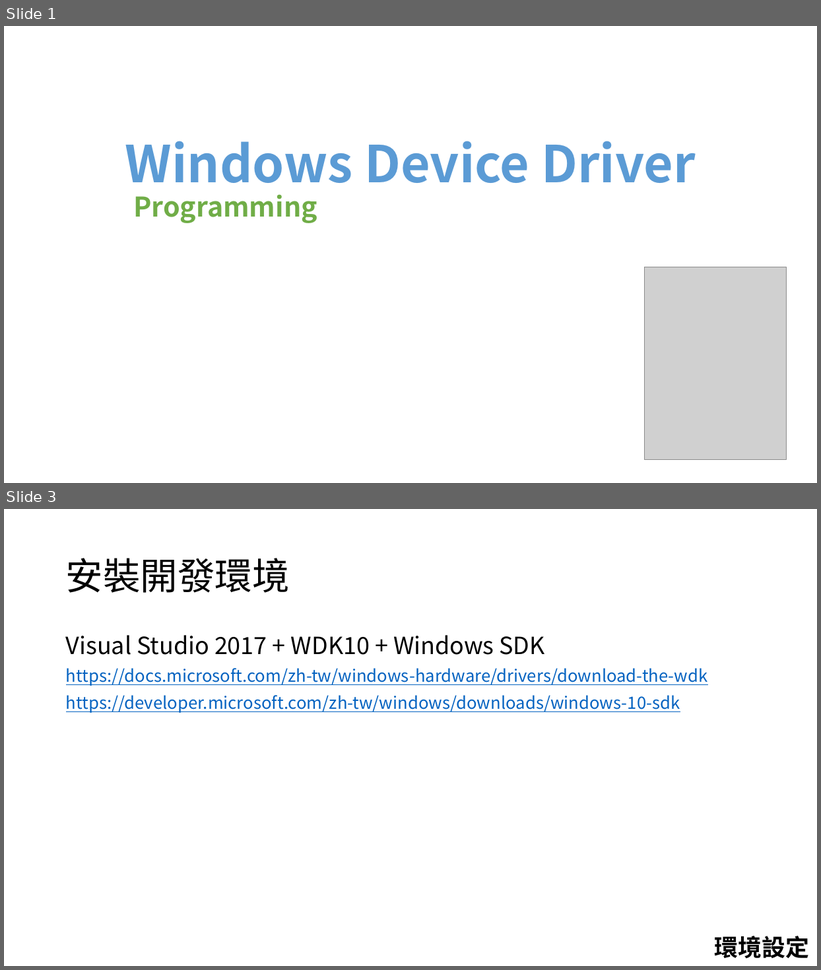
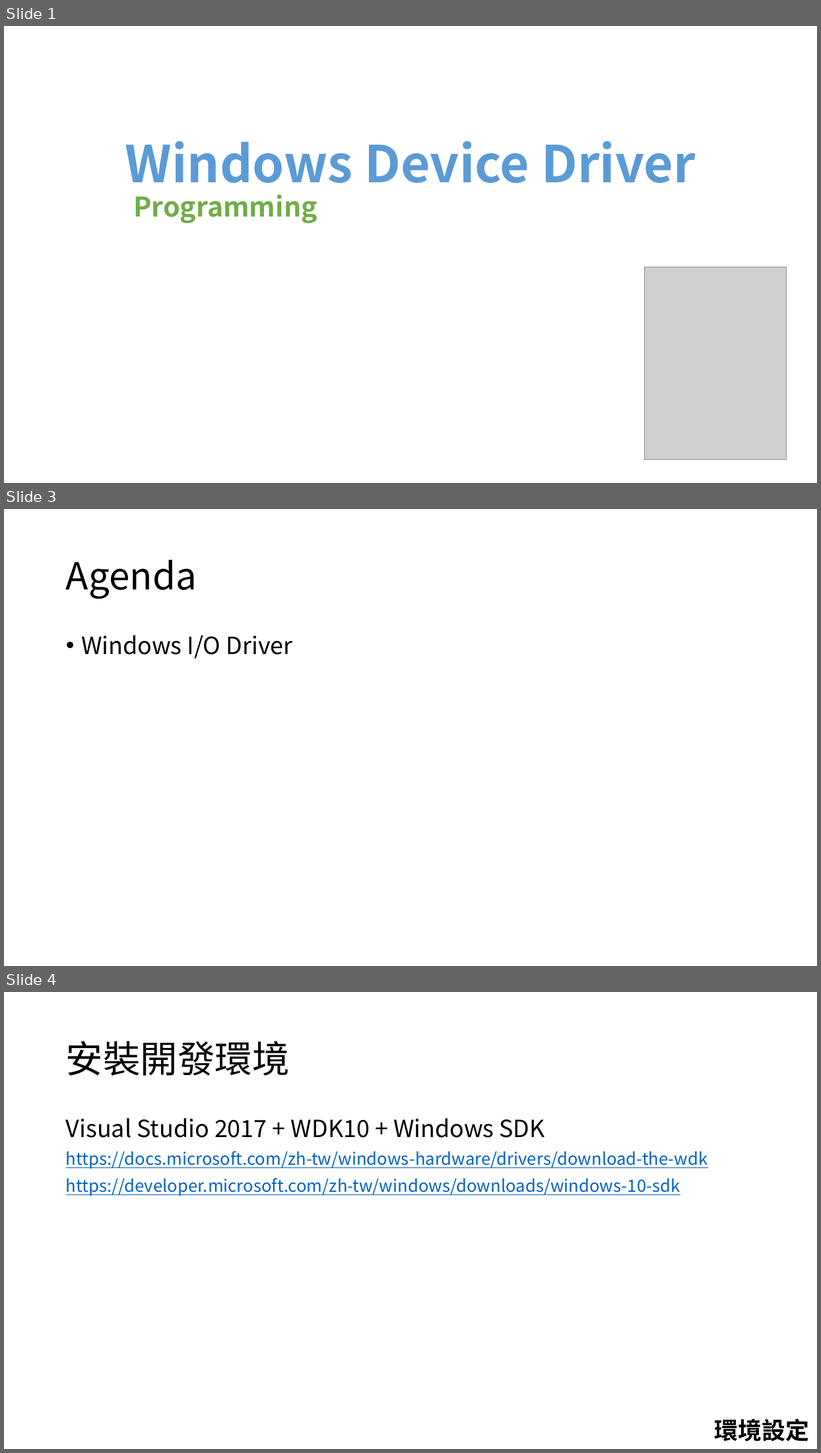
Before and after one commit to 1anhuang/Tutorial, a slide deck: WindowsDriver/Driver(Windows).pptx. Shown one above the other, each under a label of ours: slides 1 and 3 before the commit, slides 1, 3 and 4 after it; the slides between them are not shown. The pictures are 821x970 and 821x1453 pixels, drawn with LibreOffice and Linux fonts; fonts in the diff are those of the drawing; grey boxes stand for pictures. Boxes give left, top, right and bottom in pixels: in the first picture for what was removed or moved away, otherwise in the second. Text is boxed around its words. In the diff, an @@ line names an element or a change of style, - is before the commit and + after.

Commit message:
20190307 Add I/O driver section in .pttx

```diff
--- a/WindowsDriver/Driver(Windows).pptx
+++ b/WindowsDriver/Driver(Windows).pptx
@@ slide 3 added at (4,509,817,966), background #FFFFFF @@
@@ title added at (66,560,197,599), 44 pt, text #000000 @@
+Agenda
@@ text added at (81,635,293,659), 28 pt, text #000000 @@
+• Windows I/O Driver
@@ what was slide 3 is now slide 4 @@
```
Also in this commit, not shown: 1 slide changed, 21 other slides added.
